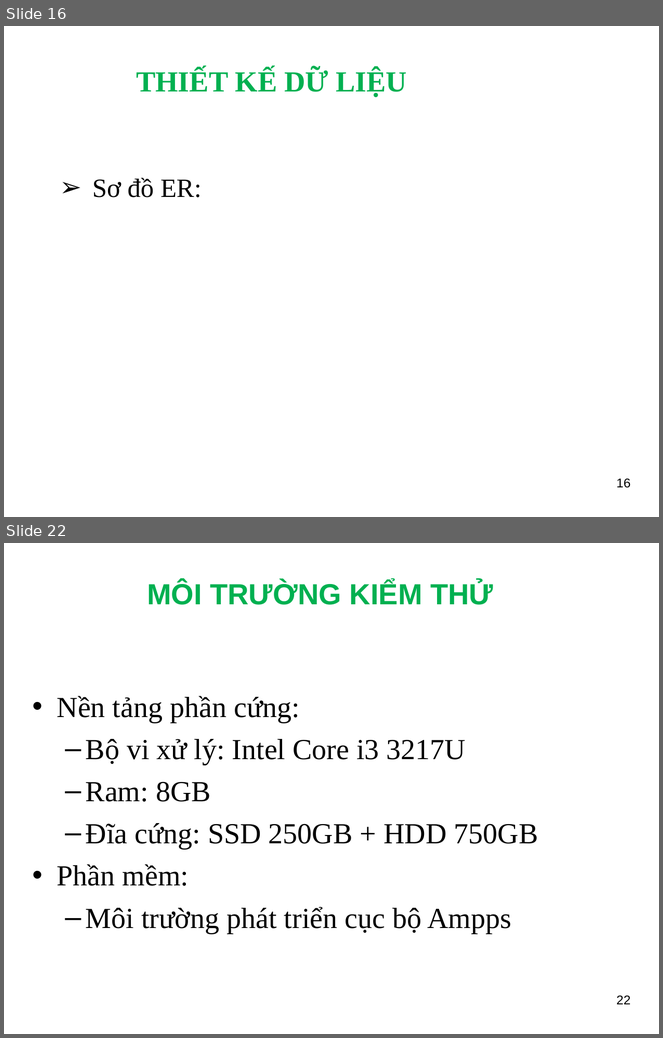
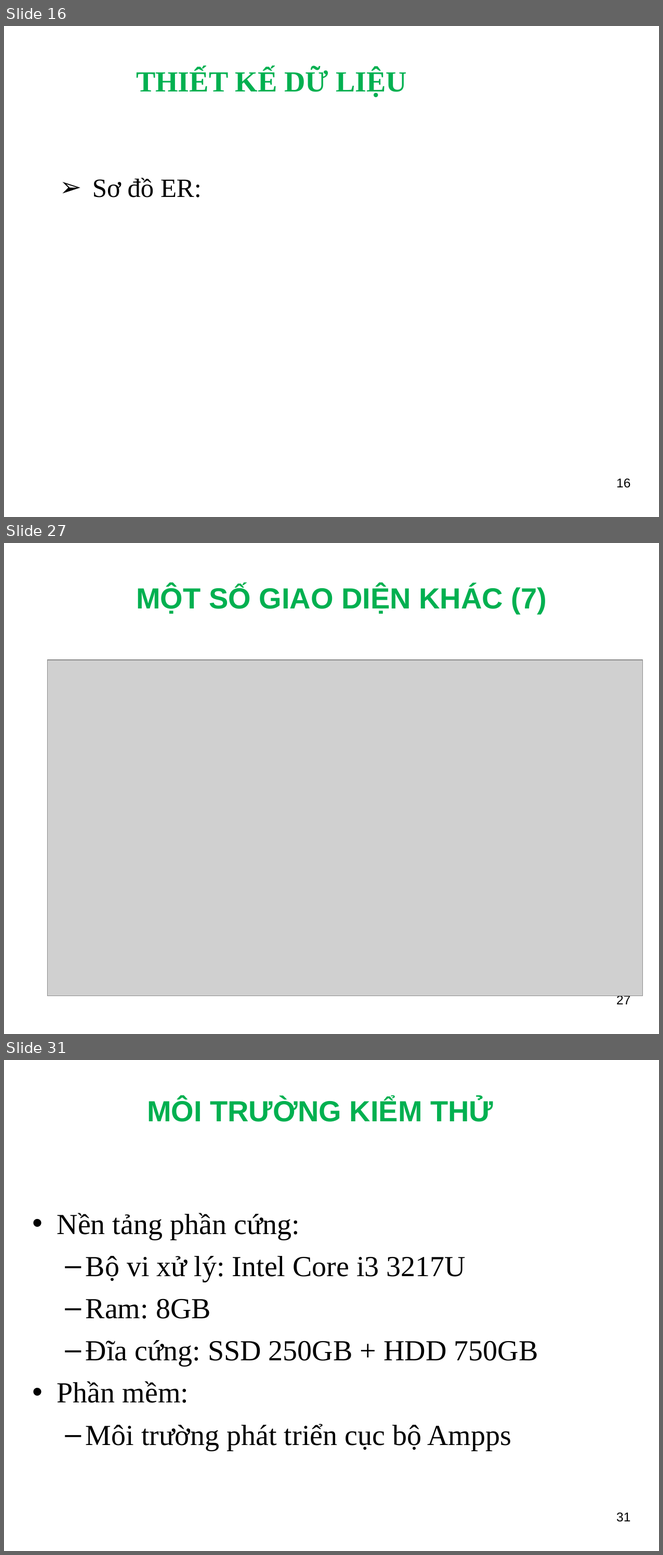
Before and after one commit to ngthuc/graduation-thesis, a slide deck: DOCUMENTS/documentations/Slide_HethongQuanlyProfileVienchucKhoaCNTT-TT_LeNguyenThucB1400731.ppt. Shown one above the other, each under a label of ours: slides 16 and 22 before the commit, slides 16, 27 and 31 after it; the slides between them are not shown. The pictures are 663x1038 and 663x1555 pixels, drawn with LibreOffice and Linux fonts; fonts in the diff are those of the drawing; grey boxes stand for pictures; background and template pictures are left out. Boxes give left, top, right and bottom in pixels: in the first picture for what was removed or moved away, otherwise in the second. Text is boxed around its words. In the diff, an @@ line names an element or a change of style, - is before the commit and + after.

```diff
--- a/DOCUMENTS/documentations/Slide_HethongQuanlyProfileVienchucKhoaCNTT-TT_LeNguyenThucB1400731.ppt
+++ b/DOCUMENTS/documentations/Slide_HethongQuanlyProfileVienchucKhoaCNTT-TT_LeNguyenThucB1400731.ppt
@@ slide 27 added at [4,543,659,1034], background picture (left out) @@
@@ title added at [136,586,547,614], 32 pt, text #00B050, bold @@
+MỘT SỐ GIAO DIỆN KHÁC (7)
@@ picture added at [47,661,643,996] @@
@@ picture added at [52,661,637,996] @@
@@ page number added at [617,995,631,1005], 14 pt, text #000000 @@
+27
@@ what was slide 22 is now slide 31 @@
@@ page number at [617,1513,631,1522]: text changed @@
-22
+31
```
Also in this commit, not shown: 5 slides changed, 8 other slides added, 3 other files.
